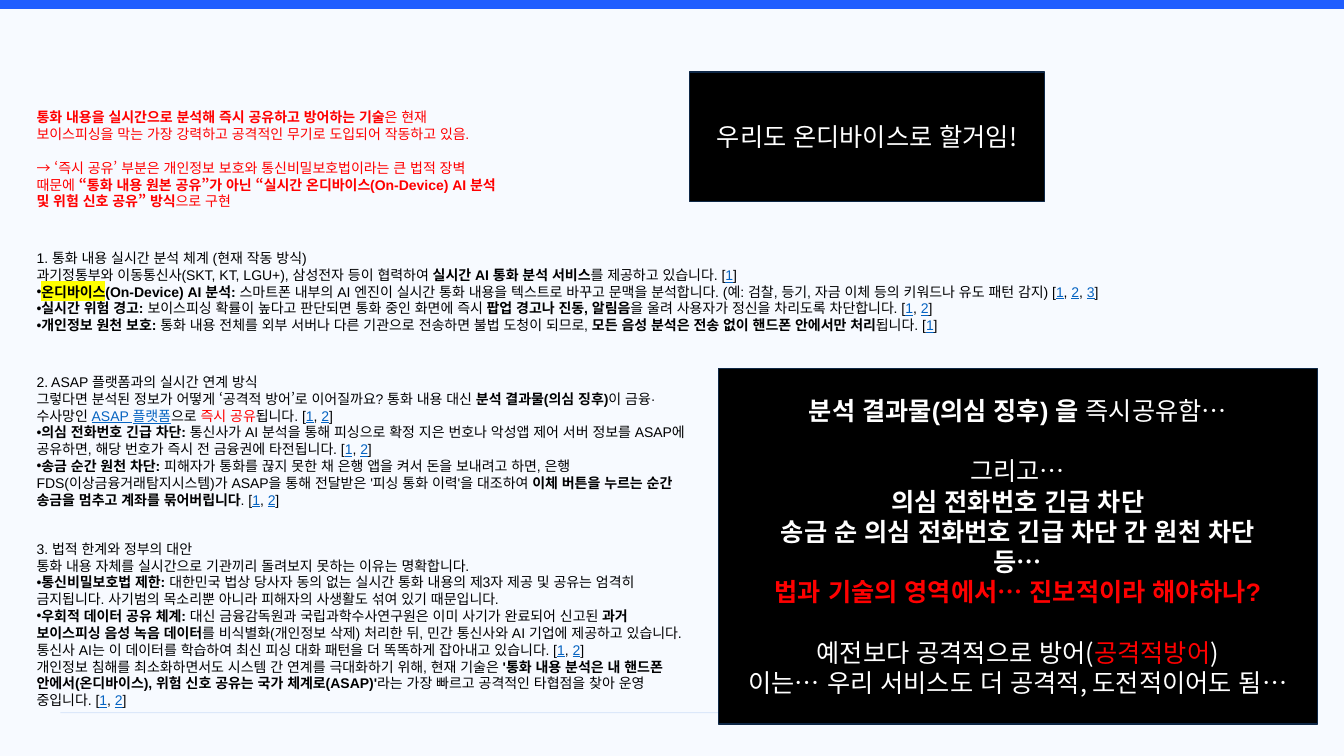
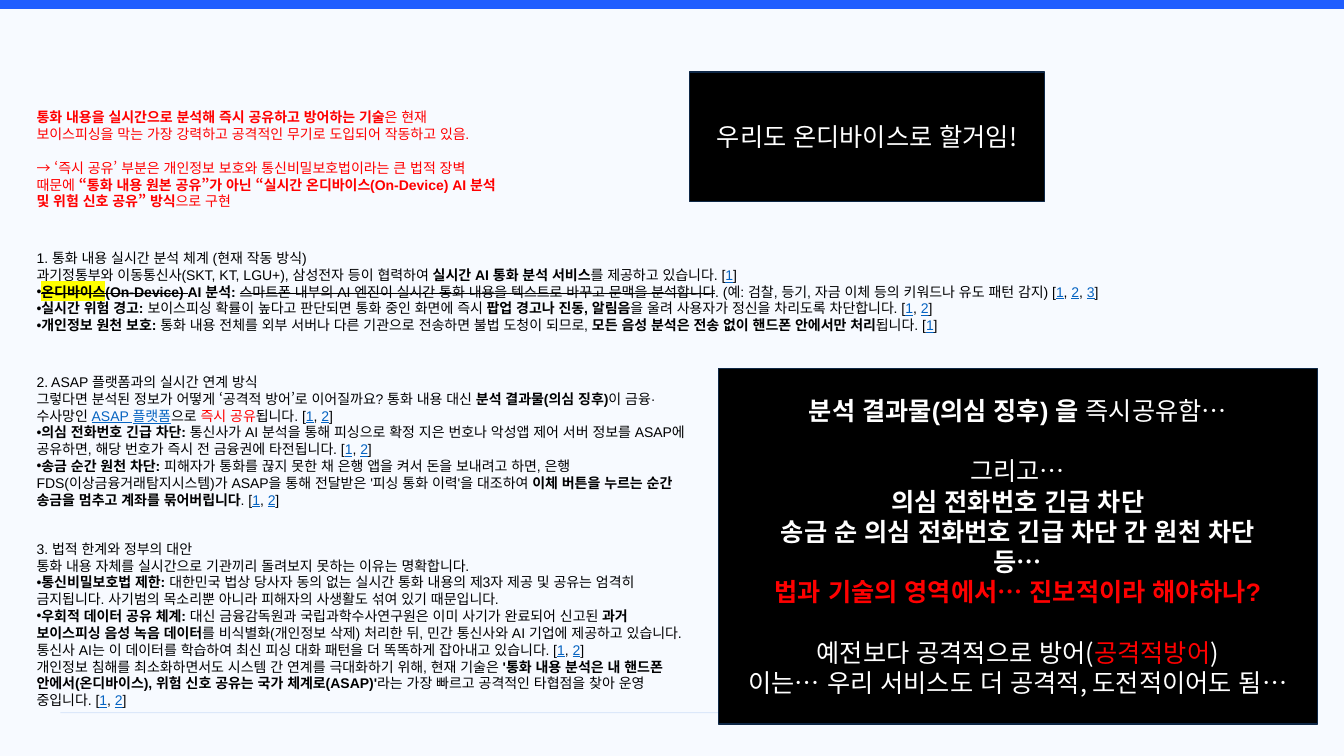
Before and after one commit to hamhj7694/AIXTeamProject2, a slide deck: slide 7 of 01_docs/01_proposal/01.frow/03_제안서 본작성.pptx (slide 8 before the commit). Drawn at 1344x756 pixels with LibreOffice and Linux fonts; fonts in the diff are those of the drawing. Boxes give left, top, right and bottom in pixels: in the first picture for what was removed or moved away, otherwise in the second. Text is boxed around its words. In the diff, an @@ line names an element or a change of style, - is before the commit and + after.

```diff
--- a/01_docs/01_proposal/01.frow/03_제안서 본작성.pptx
+++ b/01_docs/01_proposal/01.frow/03_제안서 본작성.pptx
@@ text at bbox=[41, 283, 1099, 301]: strikethrough on in "온디바이스(On-Device) 스마트폰 내부의 AI 엔진이 실시간 통화 ..." @@
```
Also in this commit, not shown: 4 other slides changed, 2 slides added, 3 slides removed, 2 other files.
